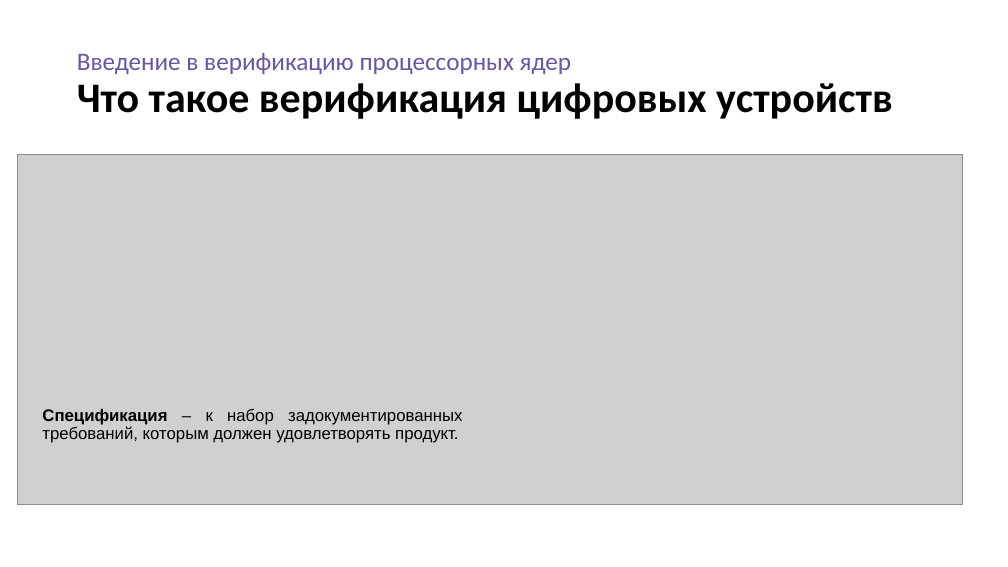
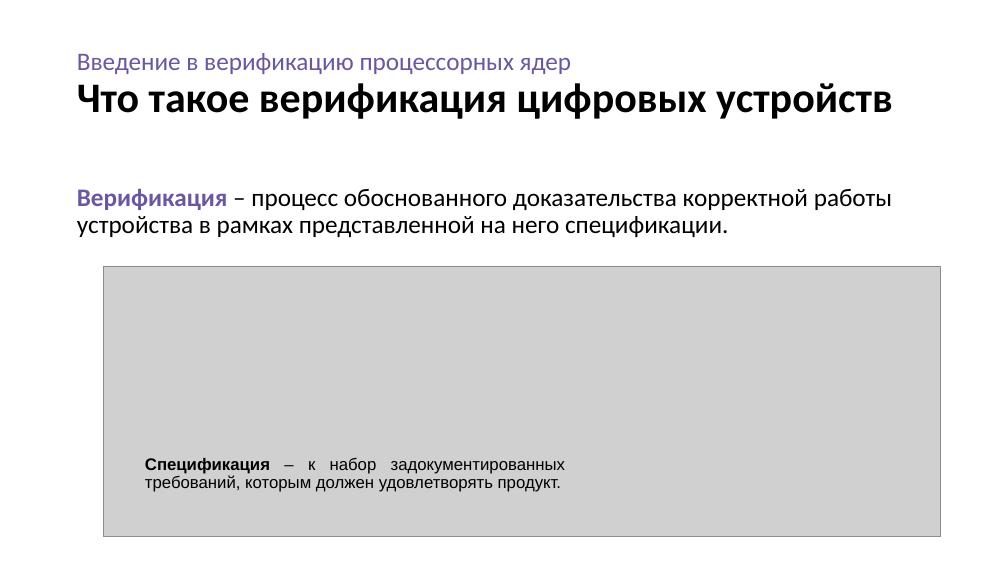
Before and after one commit to serge0699/micro23, a slide deck: slide 6 of present/present.pptx. Drawn at 1008x567 pixels with LibreOffice and Linux fonts; fonts in the diff are those of the drawing; grey boxes stand for pictures. Boxes give left, top, right and bottom in pixels: in the first picture for what was removed or moved away, otherwise in the second. Text is boxed around its words. In the diff, an @@ line names an element or a change of style, - is before the commit and + after.

```diff
--- a/present/present.pptx
+++ b/present/present.pptx
@@ text added at <box>77,189,892,237</box>, 24 pt, text #000000 @@
+Верификация – процесс обоснованного доказательства корректной работы устройства в рамках представленной на него спецификации.
@@ picture: place and size @@
-picture at <box>17,154,963,504</box>
+picture at <box>103,266,941,537</box>
@@ text "Спецификация – к набор задокументированных ...": place and size @@
-text "Спецификация – к набор задокументированных ..." at <box>42,408,462,443</box>
+text "Спецификация – к набор задокументированных ..." at <box>145,458,565,492</box>
```
Also in this commit, not shown: 4 other slides changed, 10 slides added, 13 other files.
